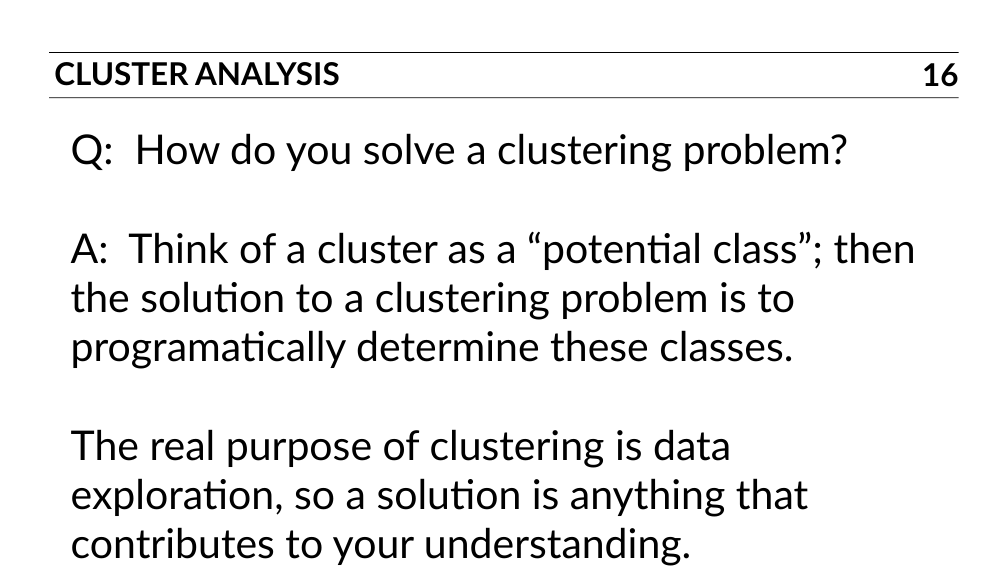
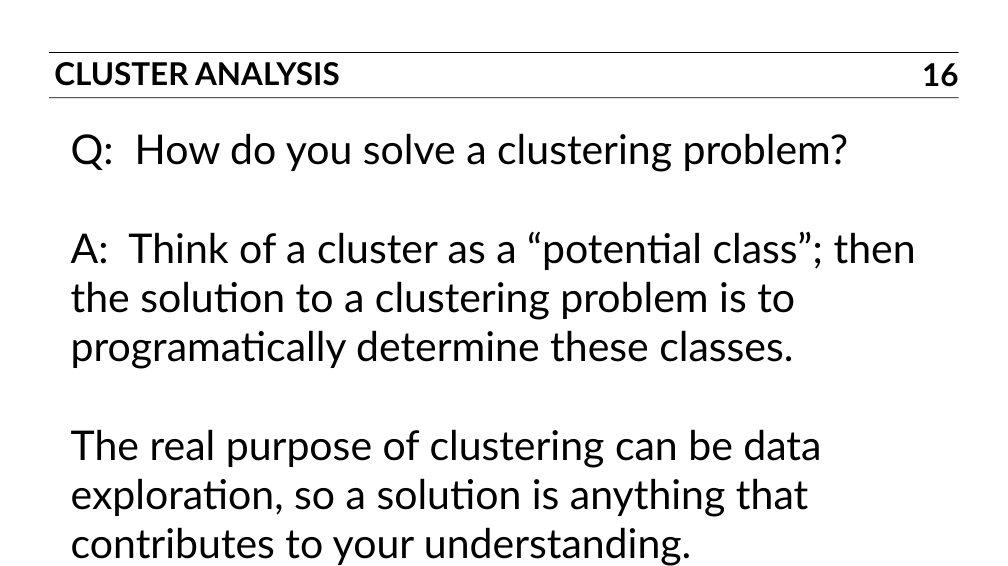
Before and after one commit to ajschumacher/gadsdc, a slide deck: slide 16 of 18-clustering/slides.pptx. Drawn at 1008x566 pixels with LibreOffice and Linux fonts; fonts in the diff are those of the drawing. Boxes give left, top, right and bottom in pixels: in the first picture for what was removed or moved away, otherwise in the second. Text is boxed around its words. In the diff, an @@ line names an element or a change of style, - is before the commit and + after.

Commit message:
clustering slides

```diff
--- a/18-clustering/slides.pptx
+++ b/18-clustering/slides.pptx
@@ text at bbox=[71, 429, 821, 566]: text changed @@
-The real purpose of clustering is data exploration, so a solution is anything that contributes to your understanding.
+The real purpose of clustering can be data exploration, so a solution is anything that contributes to your understanding.
```
Also in this commit, not shown: 7 other slides changed, 1 other file.
